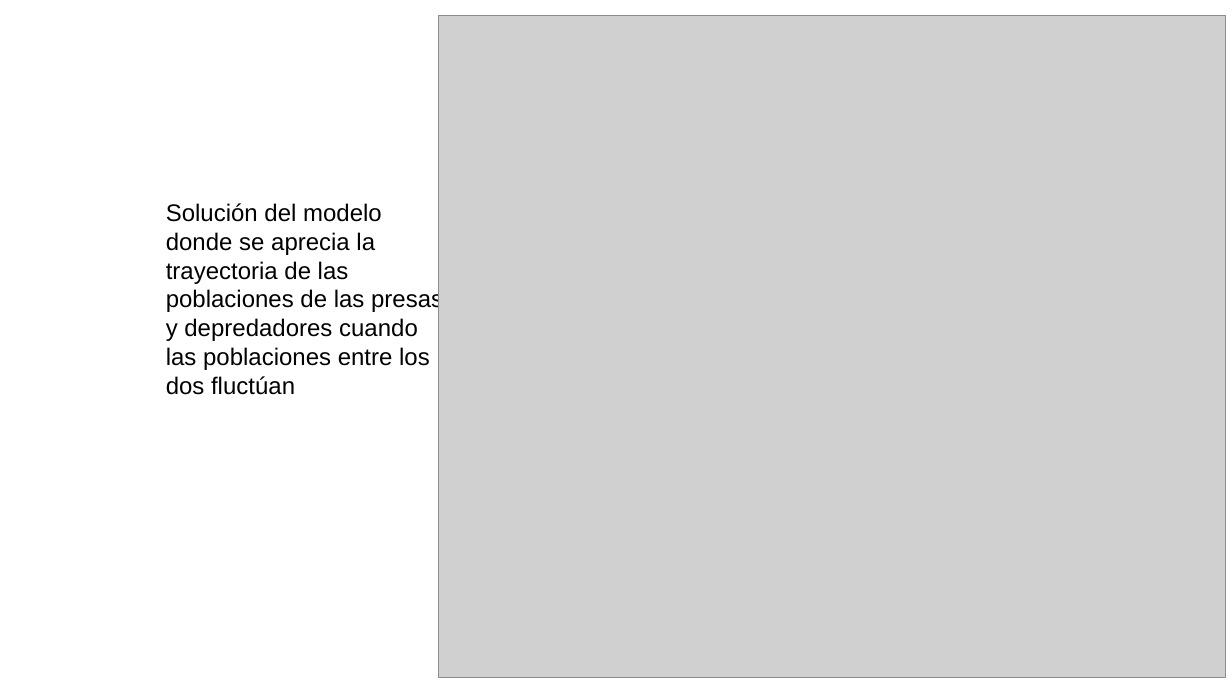
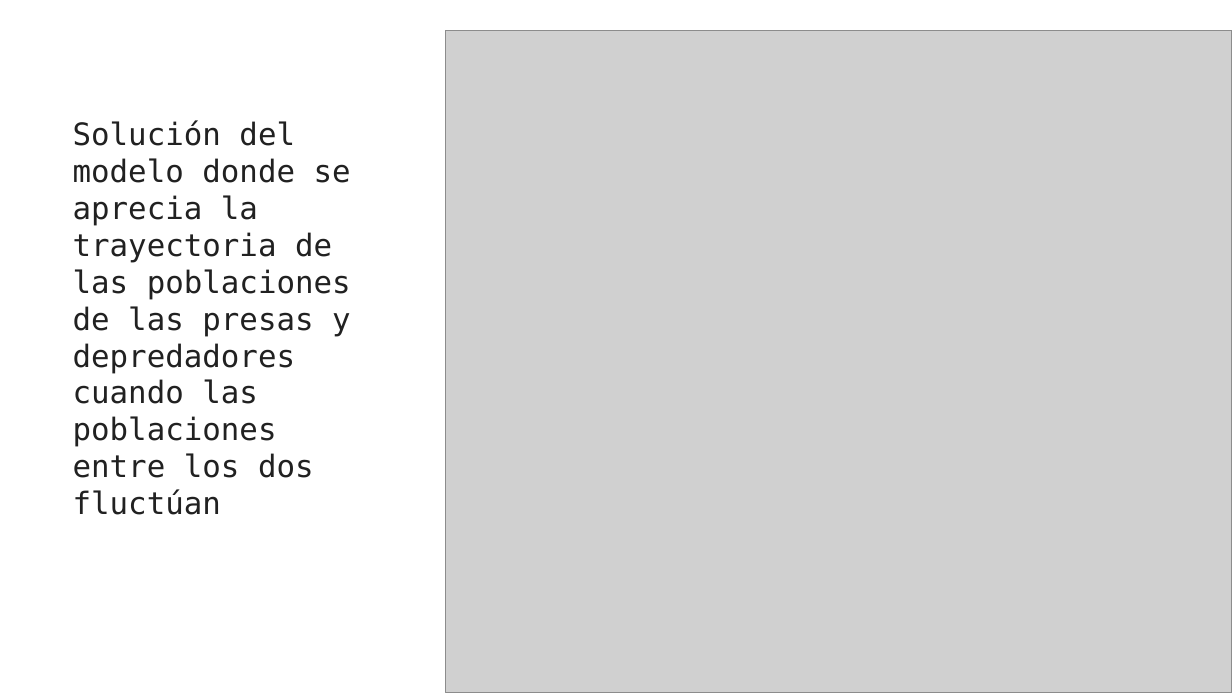
Before and after one commit to Carolina1002/proyecto_modulo3, a slide deck: slide 8 of Modelo lotka-volterra.pptx (slide 7 before the commit). Drawn at 1232x693 pixels with LibreOffice and Linux fonts; fonts in the diff are those of the drawing; grey boxes stand for pictures. Boxes give left, top, right and bottom in pixels: in the first picture for what was removed or moved away, otherwise in the second. Text is boxed around its words. In the diff, an @@ line names an element or a change of style, - is before the commit and + after.

```diff
--- a/Modelo lotka-volterra.pptx
+++ b/Modelo lotka-volterra.pptx
@@ picture: place and size @@
-picture at bbox=[439, 16, 1226, 678]
+picture at bbox=[445, 31, 1232, 692]
@@ text "Solución del modelo donde se ...": place and size @@
-text "Solución del modelo donde se ..." at bbox=[166, 203, 443, 395]
+text "Solución del modelo donde se ..." at bbox=[73, 120, 351, 515]
@@ text "Solución del modelo donde se ..." at bbox=[73, 120, 351, 515]: size 14 to 18 pt, font Arial to DejaVu Sans Mono, text colour #000000 to #212121 @@
```
Also in this commit, not shown: 5 other slides changed, 2 slides added, 1 slide removed, 1 other file.
